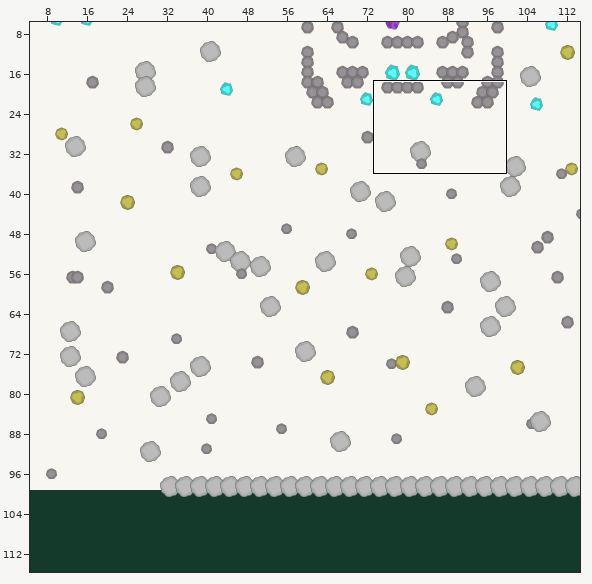
A Tiled map gets an edit: maps/map1.tmx. Above, an overview of the earlier version with the close-up marked.
Close-up. As it was:
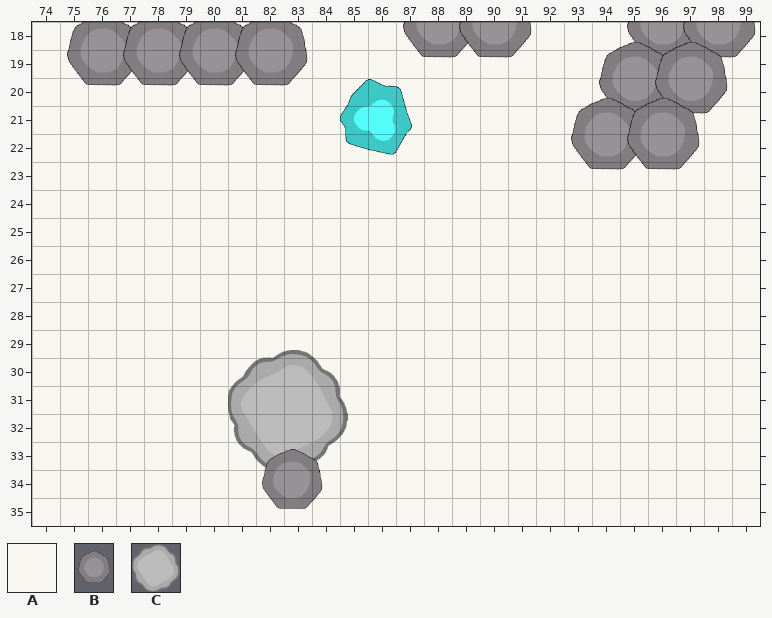
Cells are 70x70 px. Shown: x 74..99, y 18..35. The commit also changed other parts of the map, which this record leaves out.
Key: from "game-io-tileset": A 8 "winter1"; from "resources": B 1 "stone1", C 11 "winter-tree".
_ is an empty cell.
Layers that did not change in this view are not listed.
Layer "bg" before, first column x 74:
18 AAAAAAAAAAAAAAAAAAAAAAAAAA
19 AAAAAAAAAAAAAAAAAAAAAAAAAA
20 AAAAAAAAAAAAAAAAAAAAAAAAAA
21 AAAAAAAAAAAAAAAAAAAAAAAAAA
22 AAAAAAAAAAAAAAAAAAAAAAAAAA
23 AAAAAAAAAAAAAAAAAAAAAAAAAA
24 AAAAAAAAAAAAAAAAAAAAAAAAAA
25 AAAAAAAAAAAAAAAAAAAAAAAAAA
26 AAAAAAAAAAAAAAAAAAAAAAAAAA
27 AAAAAAAAAAAAAAAAAAAAAAAAAA
28 AAAAAAAAAAAAAAAAAAAAAAAAAA
29 AAAAAAAAAAAAAAAAAAAAAAAAAA
30 AAAAAAAAAAAAAAAAAAAAAAAAAA
31 AAAAAAAAAAAAAAAAAAAAAAAAAA
32 AAAAAAAAAAAAAAAAAAAAAAAAAA
33 AAAAAAAAAAAAAAAAAAAAAAAAAA
34 AAAAAAAAAAAAAAAAAAAAAAAAAA
35 AAAAAAAAAAAAAAAAAAAAAAAAAA
And afterwards:
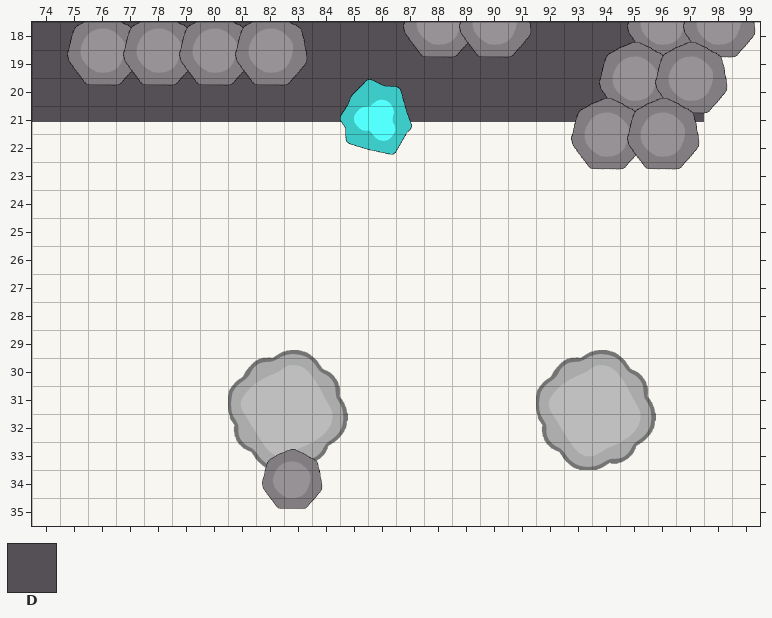
Further tiles: from "game-io-tileset": D 19 "cave1".
The author wrote: caves and updated minimap
Difference:
Changed rows in their new state; . is an unchanged cell.
Layer "bg":
first column x 74:
18 DDDDDDDDDDDDDD.D.DDDDD..
19 DD.D.D.D.DDDDDDDDDDDDD..
20 DDDDDDDDDDDDDDDDDDDDD...
21 DDDDDDDDDDDDDDDDDDDDD..D
Layer "stone, wood,":
first column x 92:
33 C
